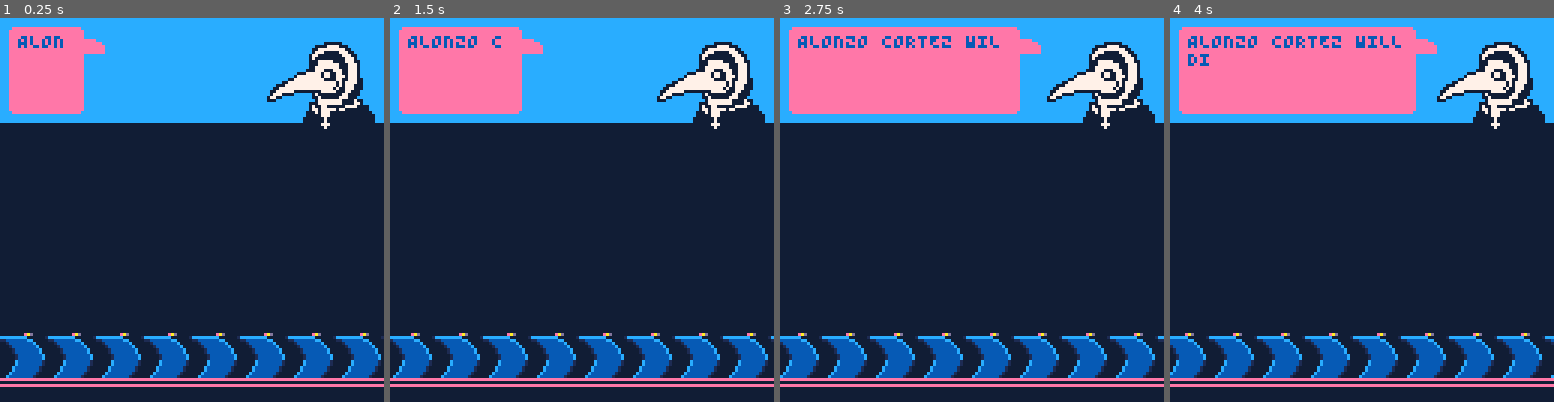
Above: before the commit, frames 1-4 (left to right).
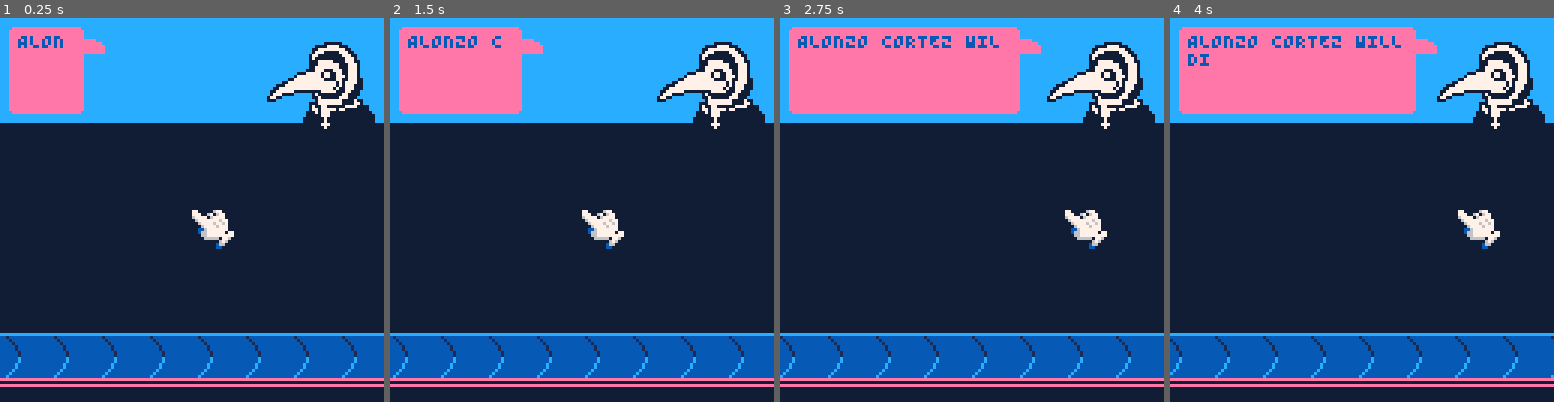
Above: after the commit, the same moments.

Repository: Yolwoocle/minijam_112
Game: PICO-8 cartridge minijam112.p8
The game is run twice, just before and just after one commit, with the same random seed, the same clock (stepped at 60 frames per second) and the same inputs.
Inputs:
- Up to frame 1 (0.25 s): no input
- Up to frame 2 (1.5 s): tap X (X key) at 0.33, 1.07 s
- Up to frame 3 (2.75 s): hold Right 1.6-2.1 s; tap X (X key) at 1.85 s; hold Right from 2.47 s (still down)
- Up to frame 4 (4 s): tap X (X key) at 2.97 s; release Right at 3.03 s; hold Left 3.08-3.58 s

The runs differ from the first frame. In frame 1, 7.6% of the frame differs, in the area x 0-100%, y 50-94%; in frame 2, 7.6%; in frame 3, 7.6%; in frame 4, 7.6%.

Commit message:
changed stuff i guess

Diff:
--- a/minijam112.p8
+++ b/minijam112.p8
@@ -9,15 +9,19 @@
 debug="debug"
 debugmode=false
 
+sound_on=true
+
 function _init()
 	t=0
+	anim={}
 
 	pal({[0]=129,1,12,14,7,140},1)
 	palt(0,false)palt(15,true)
 	poke(0x5f2e,1)
 
 	c={
-
+		dobj=create_dobj(63,63),
+		sel_index=0,
 	}
 
 	text_parse=""
@@ -34,7 +38,20 @@
 
 	if(btnp(❎))new_dialogue("ALONZO CORTEZ WILLDIE OF ","LOW BLOOD  PRESSURE")
 
+	if btnp(⬅️) then
+		c.sel_index-=1
+		anim_to_point(c,c.dobj.wx-16,nil,0.8)
+		s(61)
+	end
+	if btnp(➡️) then
+		c.sel_index+=1
+		anim_to_point(c,c.dobj.wx+16,nil,0.8)
+		s(61)
+	end
+
+
 	parse_dialogue()
+	update_anim()
 end
 
 function _draw()
@@ -44,6 +61,8 @@
 	draw_pdoctor()
 	draw_bubble()
 	draw_conveyor()
+
+	draw_cursor()
 
 
 	print(ailment_out,6,5,4)
@@ -85,11 +104,18 @@
 	local _y=105
 	for i=0,10 do
 		local _x=-20+(i*16)+(t*0.2)%16
-		sspr(0,32,16,16,_x,_y)
+		sspr(0,66,16,16,_x,_y)
 	end
 	line(-5,_y+15,130,_y+15,3)
 	line(-5,_y+17,130,_y+17,3)
 end
+
+function draw_cursor()
+	local _x,_y=dx(c.dobj),dy(c.dobj)
+	sspr(48,0,16,15,_x,_y)
+end
+
+
 -->8
 --recipes
 function new_ingredient(name,spr,effects)
@@ -134,9 +160,89 @@
 -->8
 --
 -->8
---
+-- animation & vfx
+
+--create renderer
+--basically used to control
+--all objects as they appear
+--on screen
+function create_dobj(_x,_y)
+	return {
+		--world x,y
+		--position on screen
+		wx=_x,
+		wy=_y,
+
+		--offset x,y
+		--used as an unmoving offset
+		--think raised tiles
+		ox=0,
+		oy=0,
+
+		--anim x,y
+		--value that slowly gets
+		--reduced to 0 . used for
+		--animation
+		ax=0,
+		ay=0,
+	}
+end
+
+--returns dobj final xpos
+function dx(_dobj)
+	return _dobj.wx+_dobj.ox+_dobj.ax
+end
+
+--returns dobj final ypos
+function dy(_dobj)
+	return _dobj.wy+_dobj.oy+_dobj.ay
+end
+
+--update animations
+function update_anim()
+	for a in all(anim) do
+		--make the anim offset smaller
+		_aoax,_aoay=a.o.ax*a.speed,a.o.ay*a.speed
+
+		--delete the anim obj
+		--if the obj is ""home""
+		if abs(_aoax)<0.3 and abs(_aoay)<0.5 then
+			_aoax,_aoay=0,0
+			del(anim,a)
+		end
+		a.o.ax,a.o.ay=_aoax,_aoay
+	end
+end
+
+--animate object to location
+--nil value for x/y means 0
+function anim_to_point(_o,_x,_y,_s)
+	local _d,_s=_o.dobj,_s or 0.8
+	local _x=_x or _d.wx
+	local _y=_y or _d.wy
+
+	--delete anim if object
+	--already has an anim
+	for a in all(anim) do
+		if a.o==_d then
+			del(anim,a)
+		end
+	end
+
+	_d.ax=_d.ax+_d.wx-_x
+	_d.ay=_d.ay+_d.wy-_y
+	_d.wx,_d.wy=_x,_y
+
+
+	add(anim,{o=_d,speed=_s})
+end
+
 -->8
 --tools
+
+function s(_sfx)
+	if(sound_on)sfx(_sfx)
+end
 
 --rounded rectangle
 function rrect(_x,_y,_w,_h,_c)
@@ -166,11 +272,11 @@
 		local sfx_list={63,63,62}
 
 		local next_char=sub(text_parse,parse_length,parse_length)
-		if(next_char!=" ")sfx(rnd(sfx_list))
+		if(next_char!=" ")s(rnd(sfx_list))
 		parse_output..=next_char
 
 		local next_char=sub(ailment,parse_length,parse_length)
-		if(next_char!=" ")sfx(rnd(sfx_list))
+		if(next_char!=" ")s(rnd(sfx_list))
 		ailment_out..=next_char
 
 		if parse_length%18==0 and parse_length!=0 then
@@ -231,7 +337,7 @@
 00000000000000000000000000000000000000000000000000000000000000000000000000000000000000000000000000000000000000000000000000000000
 00000000000000000000000000000000000000000000000000000000000000000000000000000000000000000000000000000000000000000000000000000000
 00000000000000000000000000000000000000000000000000000000000000000000000000000000000000000000000000000000000000000000000000000000
-<<<<<<< HEAD
+00000000000000000000000000000000000000000000000000000000000000000000000000000000000000000000000000000000000000000000000000000000
 12222222220000000000000000000000000000000000000000000000000000000000000000000000000000000000000000000000000000000000000000000000
 01155555552200000000000000000000000000000000000000000000000000000000000000000000000000000000000000000000000000000000000000000000
 00015555555520000000000000000000000000000000000000000000000000000000000000000000000000000000000000000000000000000000000000000000
@@ -264,7 +370,7 @@
 00555555555555000055555555555500005555555555550000555555555555000000000000000000000000000000000000000000000000000000000000000000
 05000000000000500500000000000050050000000000005005000000000000500000000000000000000000000000000000000000000000000000000000000000
 00555555555555000055555555555500005555555555550000555555555555000000000000000000000000000000000000000000000000000000000000000000
-=======
+00000000000000000000000000000000000000000000000000000000000000000000000000000000000000000000000000000000000000000000000000000000
 22222222222222220000000000000000000000000000000000000000000000000000000000000000000000000000000000000000000000000000000000000000
 55515555555555550000000000000000000000000000000000000000000000000000000000000000000000000000000000000000000000000000000000000000
 55551555555555550000000000000000000000000000000000000000000000000000000000000000000000000000000000000000000000000000000000000000
@@ -281,69 +387,69 @@
 55552555555555550000000000000000000000000000000000000000000000000000000000000000000000000000000000000000000000000000000000000000
 55525555555555550000000000000000000000000000000000000000000000000000000000000000000000000000000000000000000000000000000000000000
 22211111111111110000000000000000000000000000000000000000000000000000000000000000000000000000000000000000000000000000000000000000
->>>>>>> 1dcae7bca2aa9894b0bd0686c8a00fb1d5fc9b04
-…(65 lines of a section not shown)…
+000000001dcae7bca2aa9894b0bd0686c8a00fb1d5fc9b0400000000000000000000000000000000000000000000000000000000000000000000000000000000
+…(65 lines of a section not shown)…
Not shown, changed: the sound effects (__sfx__) section of minijam112.p8
